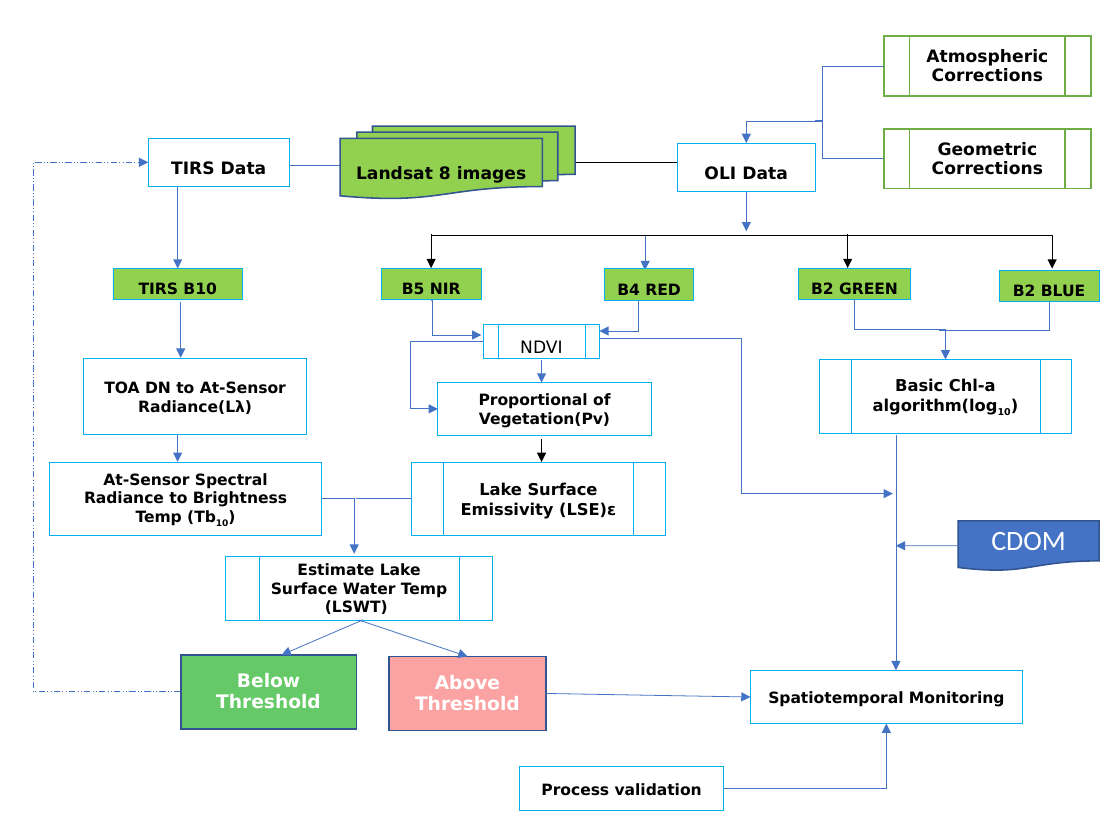
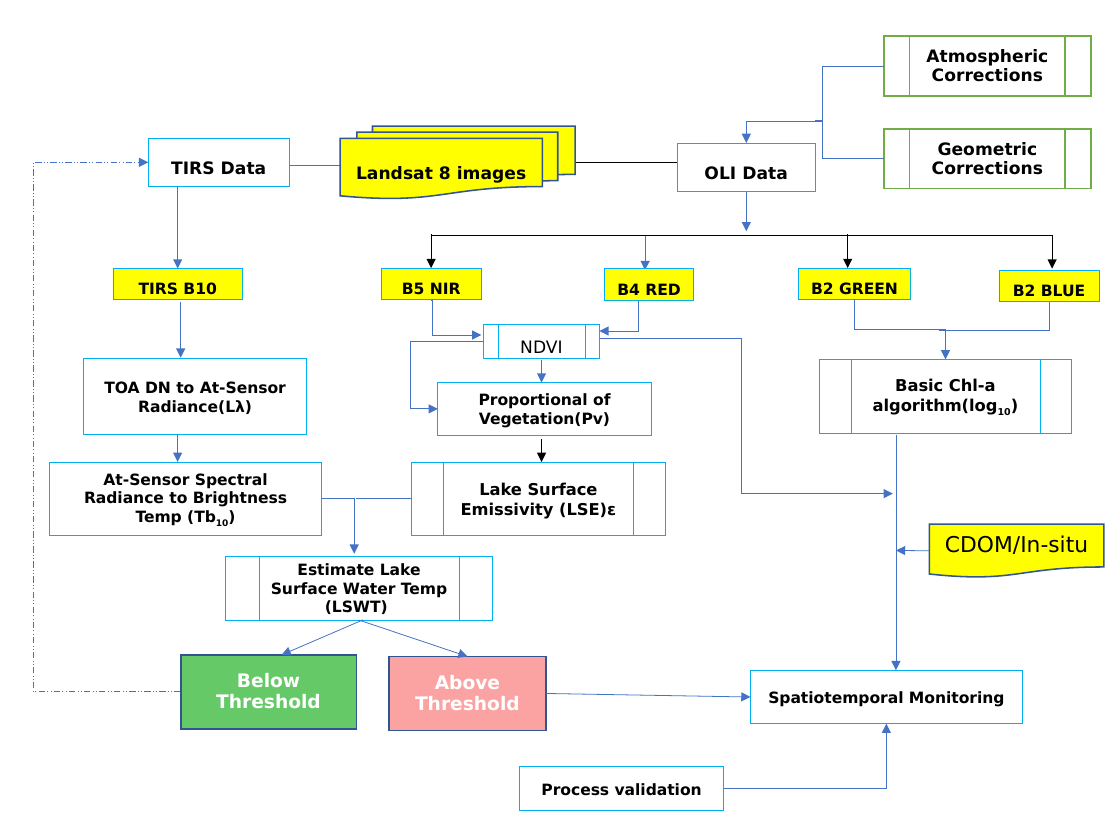
Before and after one commit to OkomoJacob/FinalYearProject, a slide deck: slide 8 of Dr. E Nduati, Superviser/Submissions/ENC222-0149_2017_OKOMO_JACOB_OKELLO_V3.pptx. Drawn at 1120x840 pixels with LibreOffice and Linux fonts; fonts in the diff are those of the drawing. Boxes give left, top, right and bottom in pixels: in the first picture for what was removed or moved away, otherwise in the second. Text is boxed around its words. In the diff, an @@ line names an element or a change of style, - is before the commit and + after.

```diff
--- a/Dr. E Nduati, Superviser/Submissions/ENC222-0149_2017_OKOMO_JACOB_OKELLO_V3.pptx
+++ b/Dr. E Nduati, Superviser/Submissions/ENC222-0149_2017_OKOMO_JACOB_OKELLO_V3.pptx
@@ fill #92D050 to #FFFF00 in 6 elements at <box>381,268,482,299</box>, <box>113,269,243,300</box>, <box>340,127,576,199</box>, <box>799,268,911,299</box>, <box>999,271,1100,302</box>, <box>605,269,694,301</box> @@
@@ flow chart document "CDOM/In-situ": place and size @@
-flow chart document "CDOM/In-situ" at <box>958,521,1099,570</box>
+flow chart document "CDOM/In-situ" at <box>930,524,1104,578</box>
@@ flow chart document "CDOM/In-situ" at <box>930,524,1104,578</box>: fill #4472C4 to #FFFF00 @@
@@ text in flow chart document at <box>945,535,1088,554</box>: text changed; size 18 to 14 pt; font Calibri to DejaVu Sans; text colour #FFFFFF to #000000 @@
-CDOM
+CDOM/In-situ
@@ arrow moved from (958, 545) - (896, 545) to (930, 551) - (896, 550) @@
```
Also in this commit, not shown: 8 other slides changed, 2 slides added, 1 other file.
